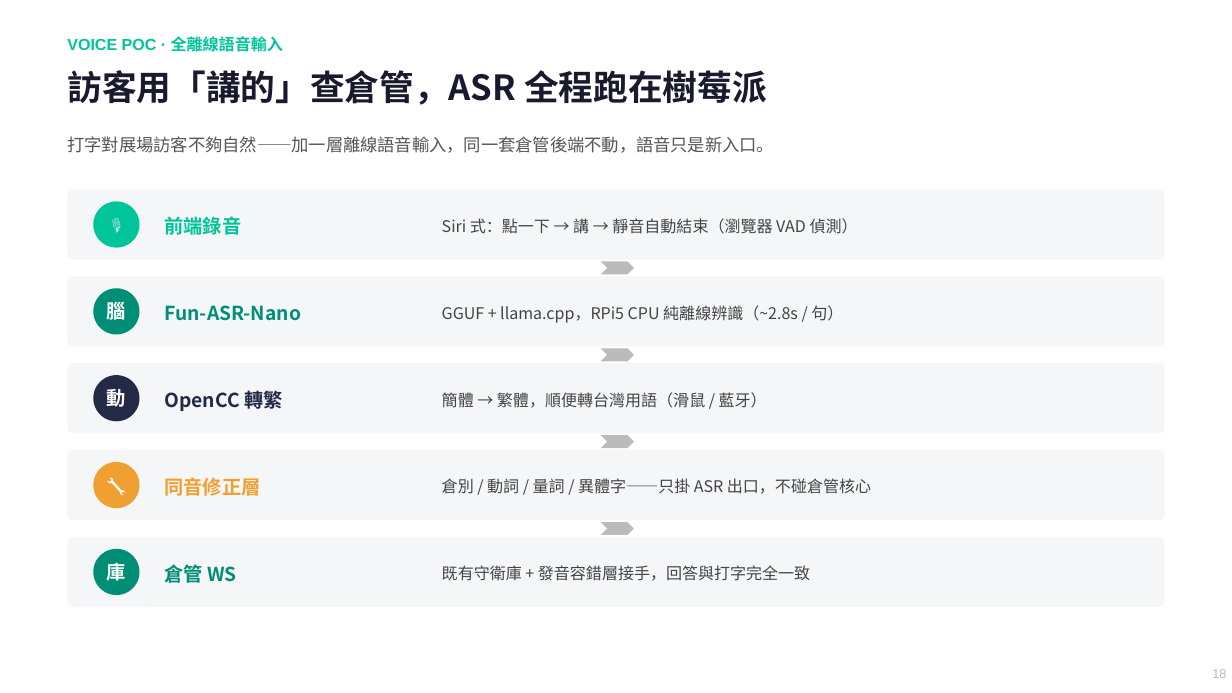
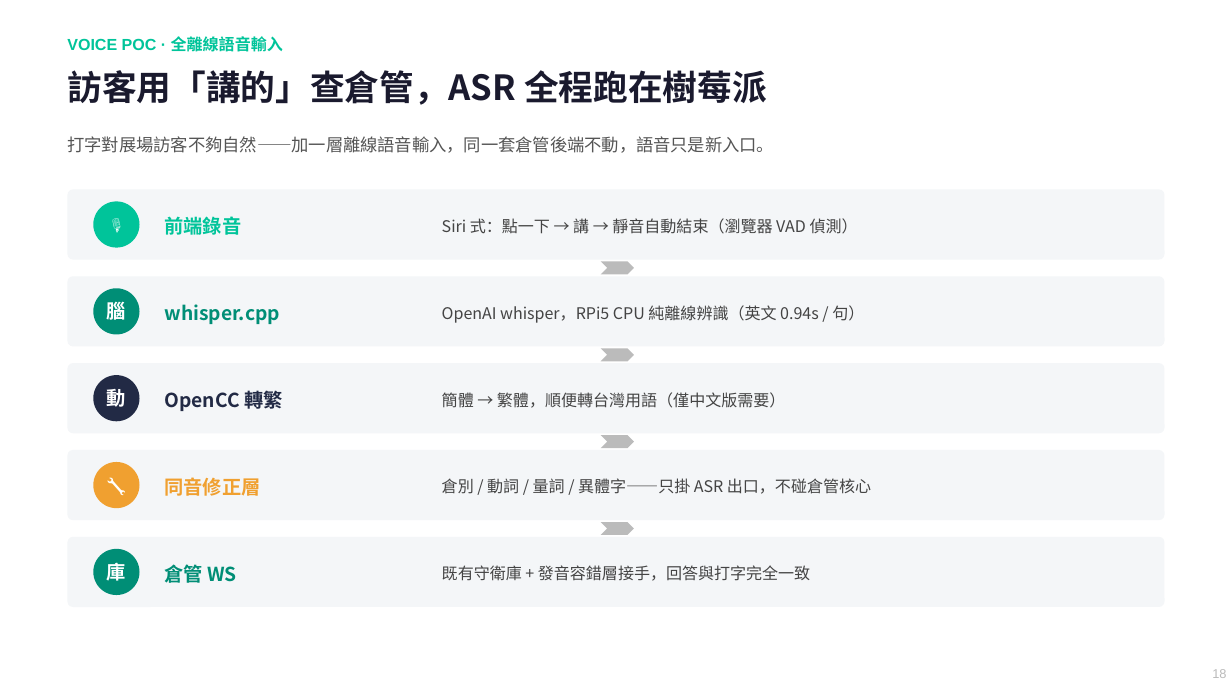
Before and after one commit to chunyen627-afk/warehouse-v2-agent, a slide deck: slide 18 of 倉管Agent_專案簡報.pptx. Drawn at 1232x693 pixels with LibreOffice and Linux fonts; fonts in the diff are those of the drawing. Boxes give left, top, right and bottom in pixels: in the first picture for what was removed or moved away, otherwise in the second. Text is boxed around its words. In the diff, an @@ line names an element or a change of style, - is before the commit and + after.

```diff
--- a/倉管Agent_專案簡報.pptx
+++ b/倉管Agent_專案簡報.pptx
@@ text at [164,304,279,324]: text changed @@
-Fun-ASR-Nano
+whisper.cpp
@@ text at [442,305,864,323]: text changed @@
-GGUF + llama.cpp，RPi5 CPU 純離線辨識（~2.8s / 句）
+OpenAI whisper，RPi5 CPU 純離線辨識（英文 0.94s / 句）
@@ text at [442,392,785,408]: text changed @@
-簡體 → 繁體，順便轉台灣用語（滑鼠 / 藍牙）
+簡體 → 繁體，順便轉台灣用語（僅中文版需要）
```
Also in this commit, not shown: 5 other slides changed, 4 slides added, 1 slide removed, 2 other files.
